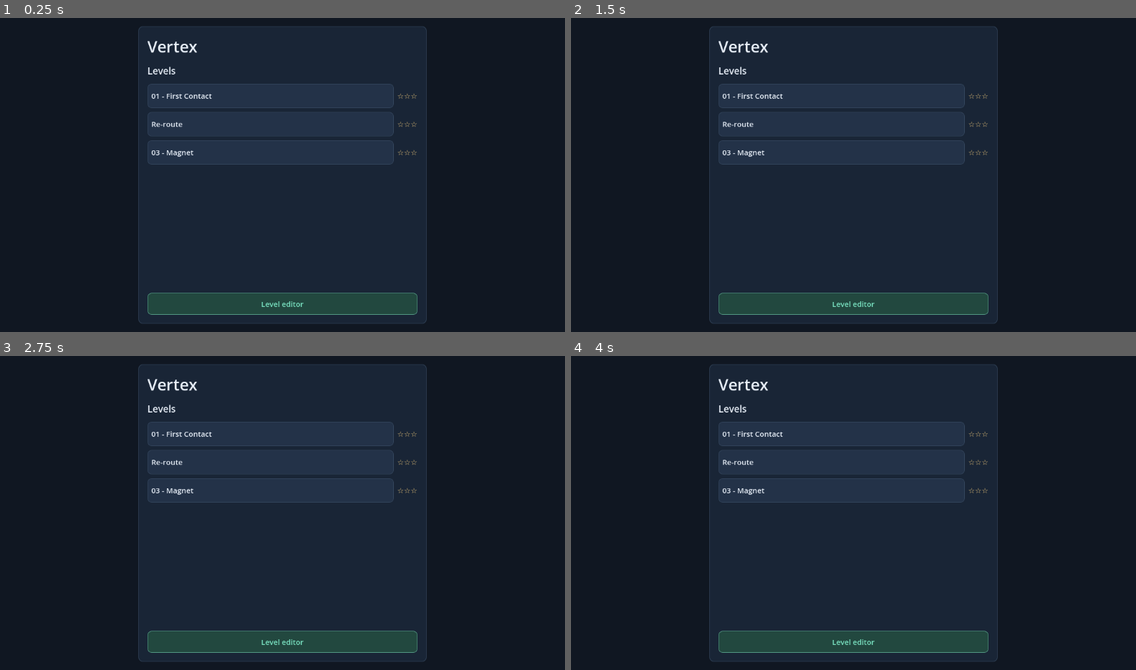
Above: before the commit, frames 1-4 (two rows, left to right).
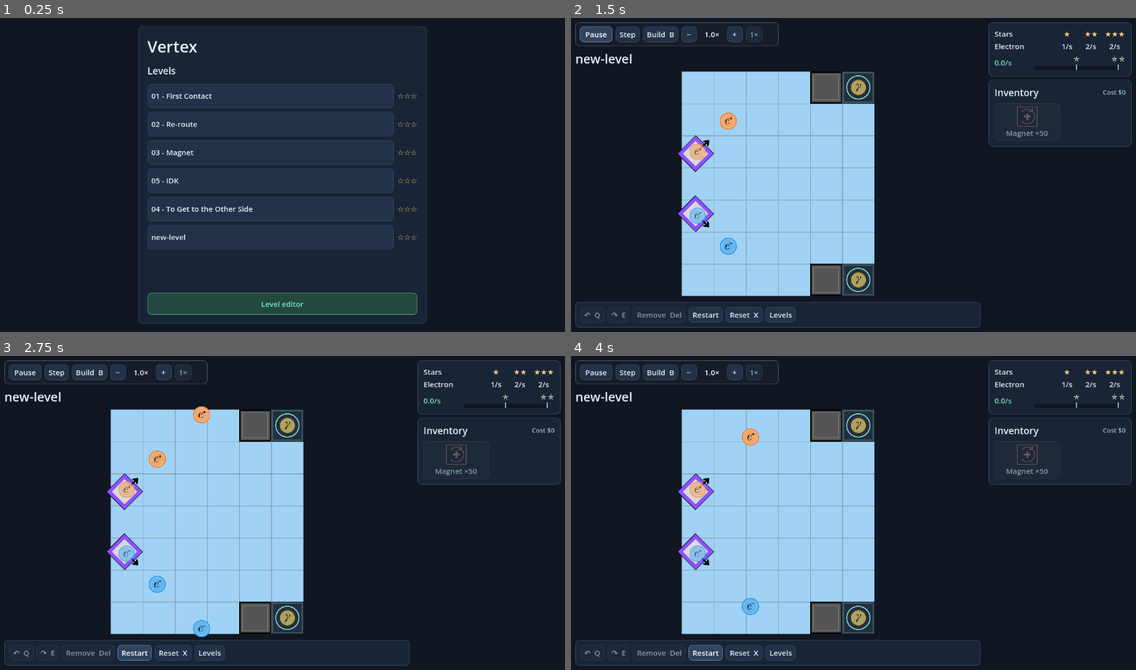
Above: after the commit, the same moments.

Repository: Breakerchap/vertex
Game: Godot game, scene res://MainScene/level_select.tscn
Same seed, same stepped clock (60 frames per second), same inputs: the game is played once before the commit and once after it.
Inputs (mouse positions are in pixels of both pictures, inside the frame that each line leads up to):
- Up to frame 1 (0.25 s): no input
- Up to frame 2 (1.5 s): click (842, 237) at 0.5 s, where only the run after the commit has a clickable "new-level"; click (593, 33) at 1.25 s, where only the run after the commit has a clickable "Play"
- Up to frame 3 (2.75 s): click (135, 654) at 2 s, where only the run after the commit has a clickable "Restart"
- Up to frame 4 (4 s): click (706, 654) at 2.75 s, where only the run after the commit has a clickable "Restart"; click (706, 654) at 3.5 s, where only the run after the commit has a clickable "Restart"

The runs differ from the first frame. In frame 1, 0.7% of the frame differs, in the area x 26-74%, y 33-74%; in frame 2, 34%; in frame 3, 34%, in the area x 0-100%, y 1-99%; in frame 4, 34%.

Commit message:
new levels

Diff:
--- a/Buildings/building_catalog.gd
+++ b/Buildings/building_catalog.gd
@@ -9,7 +9,7 @@
   "detector": preload("res://Buildings/Detector/detector.tscn"),
   "magnet": preload("res://Buildings/MagneticField/magnetic_field.tscn"),
 }
-const COSTS := {"mirror": 10, "wall": 5, "emitter": 40, "detector": 30, "magnet": 20}
+const COSTS := {"mirror": 15, "wall": 5, "emitter": 40, "detector": 30, "magnet": 20}
 
 const DIRECTIONS := ["E", "SE", "S", "SW", "W", "NW", "N", "NE"]
 const ROTATABLE_KINDS := ["emitter", "mirror", "magnet"]
Not shown, changed: Levels/02 - Re-route.level
Not shown, added: Levels/05 - Magnets Stuff Going On.level
Not shown, added: Levels/To Get To The Other Side.level
Not shown, added: Levels/new-level.level
